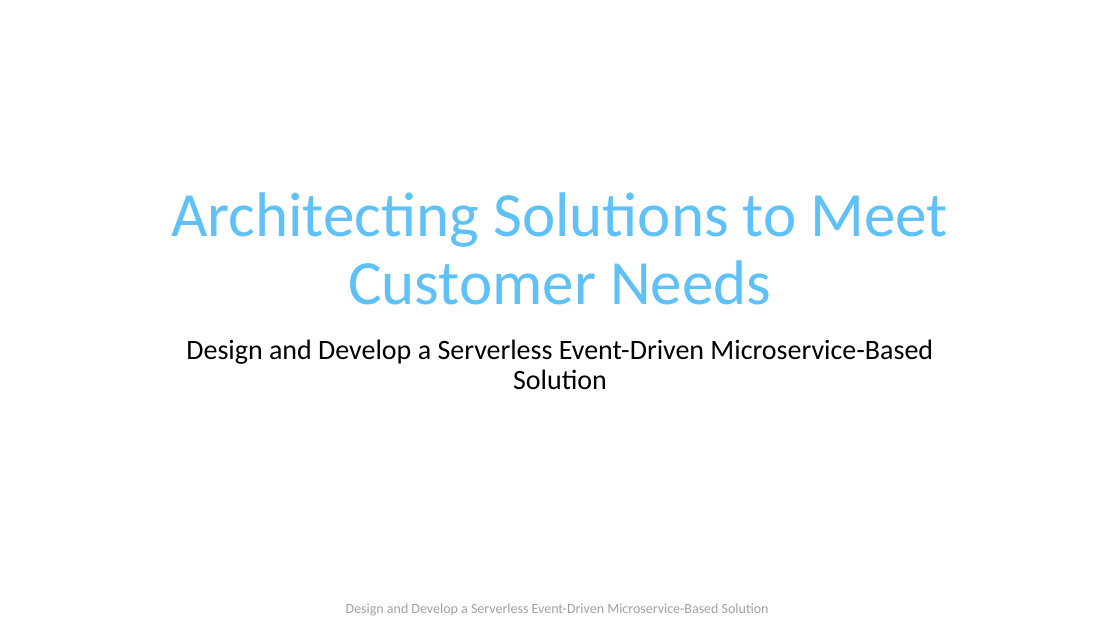
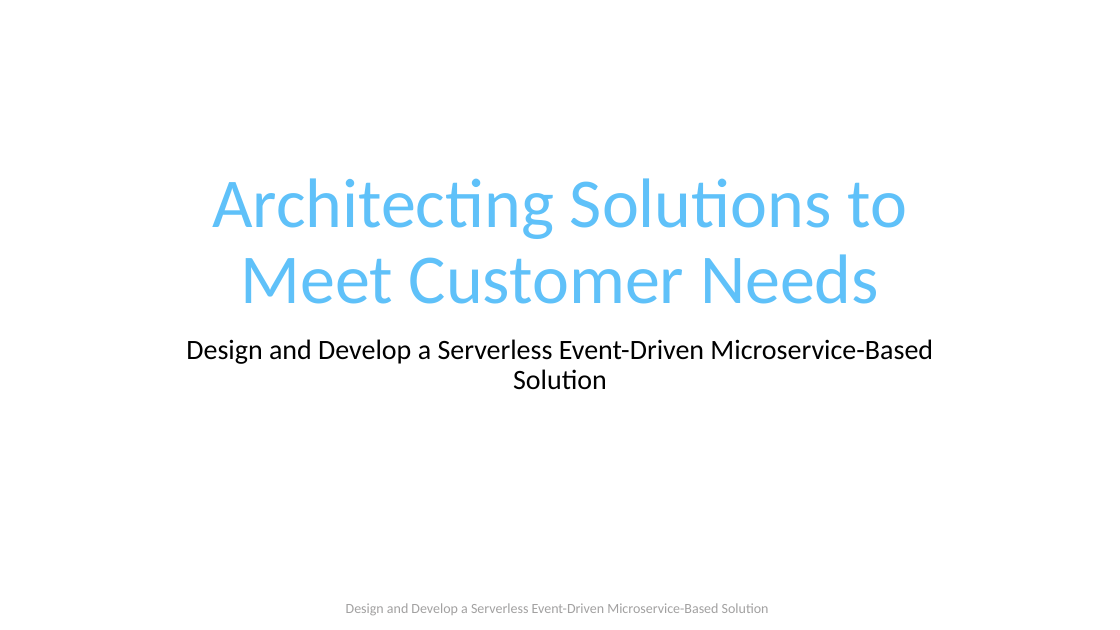
Before and after one commit to TaleLearnCode/DesignDevelopServerlessEventDrivenMicroserviceSolution, a slide deck: slide 2 of EDAWorkshop-03.pptx. Drawn at 1120x630 pixels with LibreOffice and Linux fonts; fonts in the diff are those of the drawing; background and template pictures are left out. Boxes give left, top, right and bottom in pixels: in the first picture for what was removed or moved away, otherwise in the second. Text is boxed around its words. In the diff, an @@ line names an element or a change of style, - is before the commit and + after.

```diff
--- a/EDAWorkshop-03.pptx
+++ b/EDAWorkshop-03.pptx
@@ title "Architecting Solutions to Meet Customer ..." at bbox=[212, 178, 908, 304]: size 54 to 60 pt @@
```
Also in this commit, not shown: 7 other slides changed, 14 slides added, 1 slide removed, 34 other files.
